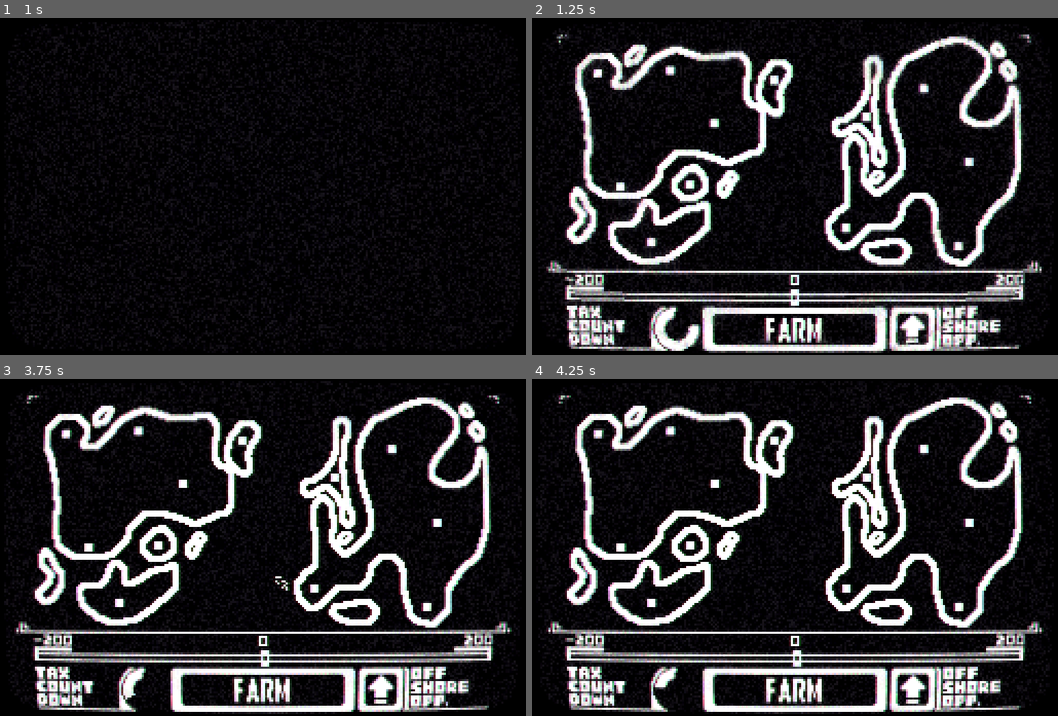
Above: before the commit, frames 1-4 (two rows, left to right).
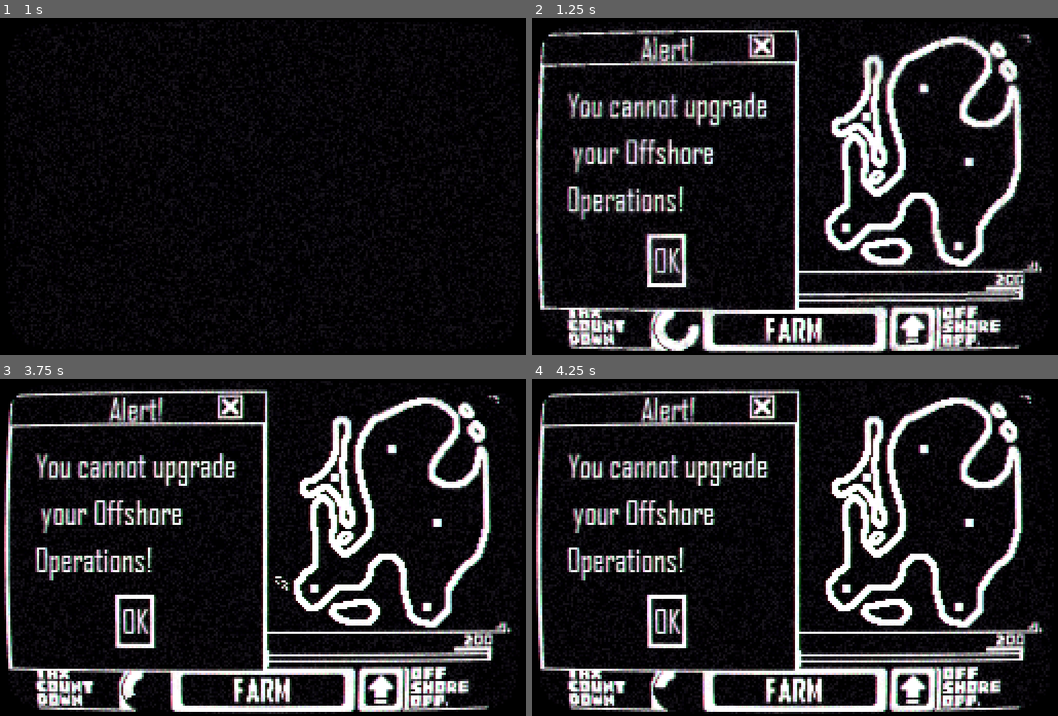
Above: after the commit, the same moments.

Repository: Tenseven-107/Operation_Fat_Eagle
Game: Godot game, scene res://Scenes/Main.tscn
Same seed, same stepped clock (60 frames per second), same inputs: the game is played once before the commit and once after it.
Inputs (mouse positions are in pixels of both pictures, inside the frame that each line leads up to):
- Up to frame 1 (1 s): click (383, 331) at 0.5 s
- Up to frame 2 (1.25 s): no input
- Up to frame 3 (3.75 s): click (136, 621) at 1.25 s, where only the run after the commit has a clickable "OK"; click (263, 692) at 2 s; click (263, 692) at 2.75 s; click (383, 692) at 3.5 s
- Up to frame 4 (4.25 s): no input

Frame 1 is identical in both runs. In frame 2, 17% of the frame differs, in the area x 0-51%, y 3-88%; in frame 3, 17%; in frame 4, 17%.

Commit message:
Added offshore operations

Diff:
--- a/Prefabs/UI/UI.tscn
+++ b/Prefabs/UI/UI.tscn
@@ -14,6 +14,8 @@
 [ext_resource path="res://Audio/SFX/Presses/Press-3_bitcrushed.wav" type="AudioStream" id=12]
 [ext_resource path="res://Audio/SFX/Presses/Press-4_bitcrushed.wav" type="AudioStream" id=13]
 [ext_resource path="res://addons/randomAudioStreamPlayer/random_audio_stream_player.gd" type="Script" id=14]
+[ext_resource path="res://Prefabs/Utils/OPManager.tscn" type="PackedScene" id=15]
+[ext_resource path="res://Sprites/UI/UI_theme-1.tres" type="Theme" id=16]
 
 [sub_resource type="StyleBoxTexture" id=4]
 texture = ExtResource( 1 )
@@ -41,6 +43,9 @@
 
 [node name="MoneyManager" parent="." instance=ExtResource( 8 )]
 
+[node name="OPManager" parent="." instance=ExtResource( 15 )]
+money_manager_path = NodePath("../MoneyManager")
+
 [node name="Control" type="Control" parent="."]
 anchor_right = 1.0
 anchor_bottom = 1.0
@@ -48,6 +53,7 @@
 script = ExtResource( 7 )
 dollar_fx = ExtResource( 9 )
 money_manager_path = NodePath("../MoneyManager")
+op_manager_path = NodePath("../OPManager")
 
 [node name="Misc_UI" type="TextureRect" parent="Control"]
 anchor_left = 0.5
@@ -81,7 +87,7 @@
 custom_styles/disabled = SubResource( 5 )
 custom_styles/normal = SubResource( 4 )
 
-[node name="Offshore_button" type="Button" parent="Control/Interactables"]
+[node name="Offshore_progress" type="TextureProgress" parent="Control/Interactables"]
 anchor_left = 0.5
 anchor_top = 1.0
 anchor_right = 0.5
@@ -90,6 +96,20 @@
 margin_top = -23.0
 margin_right = 69.0
 margin_bottom = -1.0
+max_value = 20.0
+step = 0.1
+value = 20.0
+texture_progress = ExtResource( 2 )
+fill_mode = 3
+
+[node name="Offshore_button" type="Button" parent="Control/Interactables/Offshore_progress"]
+anchor_left = 0.5
+anchor_top = 1.0
+anchor_right = 0.5
+anchor_bottom = 1.0
+margin_left = -11.0
+margin_top = -22.0
+margin_right = 11.0
 custom_styles/hover = SubResource( 6 )
 custom_styles/pressed = SubResource( 8 )
 custom_styles/focus = SubResource( 5 )
@@ -132,6 +152,25 @@
 anchor_bottom = 1.0
 mouse_filter = 2
 
+[node name="Popups" type="Control" parent="Control"]
+anchor_right = 1.0
+anchor_bottom = 1.0
+mouse_filter = 2
+
+[node name="Offshore_warning" type="AcceptDialog" parent="Control/Popups"]
+margin_right = 83.0
+margin_bottom = 58.0
+theme = ExtResource( 16 )
+dialog_text = "You cannot upgrade
+ your Offshore
+Operations!"
+
+[node name="Offshore_buy" type="ConfirmationDialog" parent="Control/Popups"]
+margin_right = 200.0
+margin_bottom = 70.0
+theme = ExtResource( 16 )
+dialog_text = "Upgrade Offshore Operations"
+
 [node name="Audio" type="Node" parent="Control"]
 
 [node name="farm" type="AudioStreamPlayer" parent="Control/Audio"]
@@ -144,3 +183,5 @@
 random_pitch_range = 0
 
 [connection signal="button_down" from="Control/Interactables/Farm_button" to="Control" method="_on_Farm_button_button_down"]
+[connection signal="pressed" from="Control/Interactables/Offshore_progress/Offshore_button" to="Control" method="_on_Offshore_button_pressed"]
+[connection signal="confirmed" from="Control/Popups/Offshore_buy" to="Control" method="_on_Offshore_buy_confirmed"]
--- /dev/null
+++ b/Prefabs/Utils/OPManager.tscn
@@ -0,0 +1,6 @@
+[gd_scene load_steps=2 format=2]
+
+[ext_resource path="res://Scripts/Utils/OPManager.gd" type="Script" id=1]
+
+[node name="OPManager" type="Node"]
+script = ExtResource( 1 )
--- a/Scripts/Utils/MoneyManager.gd
+++ b/Scripts/Utils/MoneyManager.gd
@@ -7,7 +7,7 @@
 export (int) var max_money: int = 200
 
 var tax_timer: Timer
-export (int) var tax_money: int = 10
+export (int) var tax_money: int = 20
 export (float) var tax_time: float = 5.5
 
 
--- /dev/null
+++ b/Scripts/Utils/OPManager.gd
@@ -0,0 +1,69 @@
+extends Node
+class_name OPManager
+
+
+export (NodePath) var money_manager_path = null
+var money_manager: MoneyManager = null
+
+var payout_timer: Timer
+export (float) var payout_time: float = 15
+var upgrade_timer: Timer
+export (float) var upgrade_time: float = 20
+
+var payout_money: int = 0
+export (int) var max_payout_money: int = 20
+var fully_upgraded: bool = false
+
+var price: int = 5
+export (int) var added_price: int = 5
+
+
+# set up
+func _ready():
+	money_manager = get_node(money_manager_path)
+	instance_timers()
+
+func instance_timers():
+	payout_timer = Timer.new()
+	upgrade_timer = Timer.new()
+
+	payout_timer.wait_time = payout_time
+	payout_timer.one_shot = true
+	payout_timer.connect("timeout", self, "payday")
+
+	upgrade_timer.wait_time = upgrade_time
+	upgrade_timer.one_shot = true
+
+	add_child(payout_timer)
+	add_child(upgrade_timer)
+	payout_timer.start()
+
+
+
+# Upgrade
+func upgrade():
+	if upgrade_timer.is_stopped() and !fully_upgraded and !((money_manager.money - price) <= 0):
+		payout_money += 1
+
+		money_manager.remove_money(price)
+		price += added_price
+
+		upgrade_timer.start()
+
+		if payout_money >= max_payout_money:
+			fully_upgraded = true
+
+
+# Payout
+func payday():
+	payout_timer.start()
+	money_manager.add_money(payout_money)
+
+
+
+# Get upgrade time
+func get_upgrade_time():
+	return upgrade_timer.time_left
+
+func is_time_stopped():
+	return upgrade_timer.is_stopped()
--- a/Scripts/Utils/UIManager.gd
+++ b/Scripts/Utils/UIManager.gd
@@ -4,6 +4,12 @@
 onready var money_meter = $Money_meter
 onready var particle_container = $ParticleContainer
 onready var tax_meter = $Tax_progress
+
+onready var offshore_progress = $Interactables/Offshore_progress
+onready var offshore_button = $Interactables/Offshore_progress/Offshore_button
+
+onready var offshore_warning = $Popups/Offshore_warning
+onready var offshore_buy = $Popups/Offshore_buy
 
 export (PackedScene) var dollar_fx: PackedScene
 export (Vector2) var dollar_fx_pos: Vector2 = Vector2(129, 152)
@@ -12,17 +18,29 @@
 export (NodePath) var money_manager_path = null
 var money_manager: MoneyManager = null
 
+export (NodePath) var op_manager_path = null
+var op_manager: OPManager = null
+
 export (int) var added_money: int = 1
 
 
 # Set up and update ui
 func _ready():
 	money_manager = get_node(money_manager_path)
+	op_manager = get_node(op_manager_path)
+
 	tax_meter.max_value = money_manager.tax_time
 
 func _process(delta):
 	money_meter.value = money_manager.money
 	tax_meter.value = money_manager.get_tax_time()
+
+	if op_manager.is_time_stopped():
+		offshore_button.show()
+		offshore_progress.value = 0
+	else:
+		offshore_button.hide()
+		offshore_progress.value = op_manager.get_upgrade_time()
 
 
 # Add money when button is pressed
@@ -38,3 +56,21 @@
 	GlobalSignals.emit_signal("hitstop", 0.05)
 
 	farm_audio.play()
+
+
+
+# Upgrade offshore operations
+func _on_Offshore_button_pressed():
+	if (op_manager.fully_upgraded or
+	(money_manager.money - op_manager.price) <= 0): offshore_warning.popup()
+	else:
+		offshore_buy.dialog_text = ("Upgrade Offshore Operations: " +
+		"Cost: " + str(op_manager.price) + " / Current: " + str(money_manager.money) +
+		" / Current payday: " + str(op_manager.payout_money))
+
+		offshore_buy.popup()
+
+
+
+func _on_Offshore_buy_confirmed():
+	op_manager.upgrade()
--- a/project.godot
+++ b/project.godot
@@ -23,11 +23,17 @@
 "class": "MoneyManager",
 "language": "GDScript",
 "path": "res://Scripts/Utils/MoneyManager.gd"
+}, {
+"base": "Node",
+"class": "OPManager",
+"language": "GDScript",
+"path": "res://Scripts/Utils/OPManager.gd"
 } ]
 _global_script_class_icons={
 "CountryManager": "",
 "GameCamera": "",
-"MoneyManager": ""
+"MoneyManager": "",
+"OPManager": ""
 }
 
 [application]
Not shown: 1 places in Prefabs/UI/UI.tscn that only renumber resources
